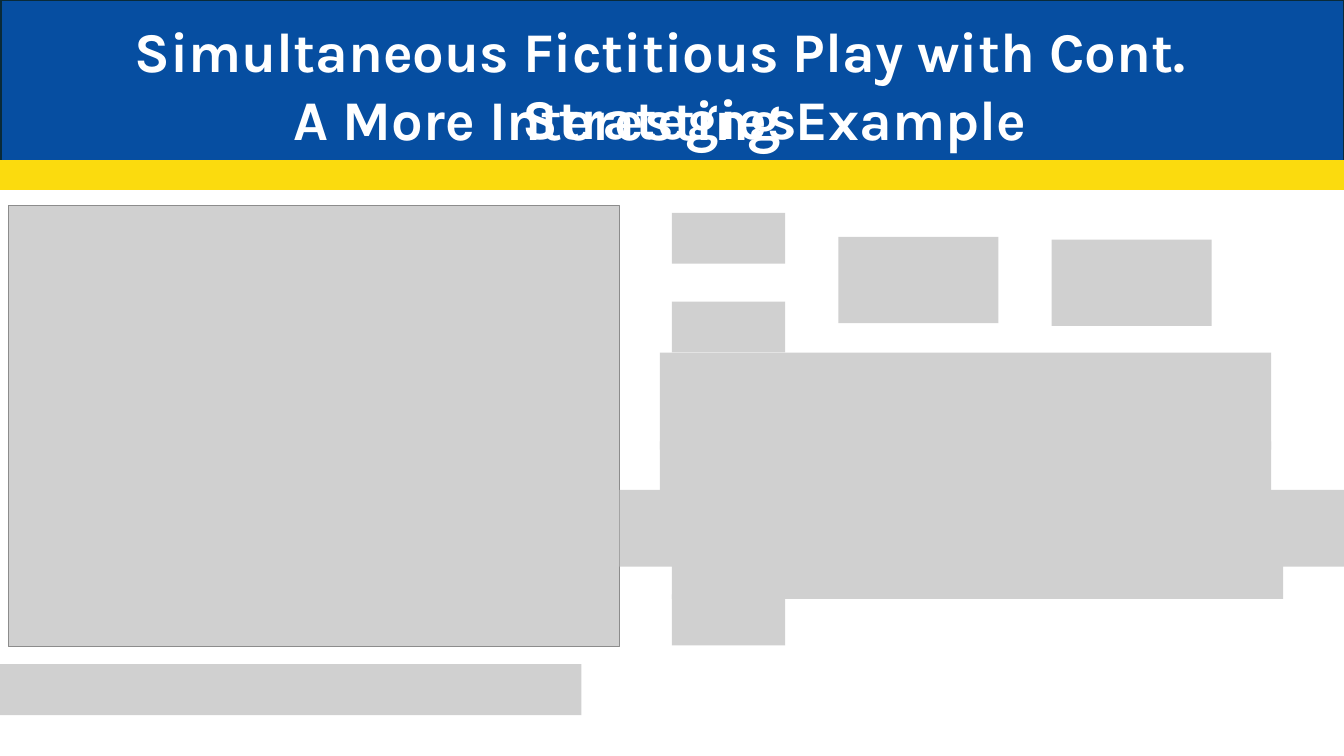
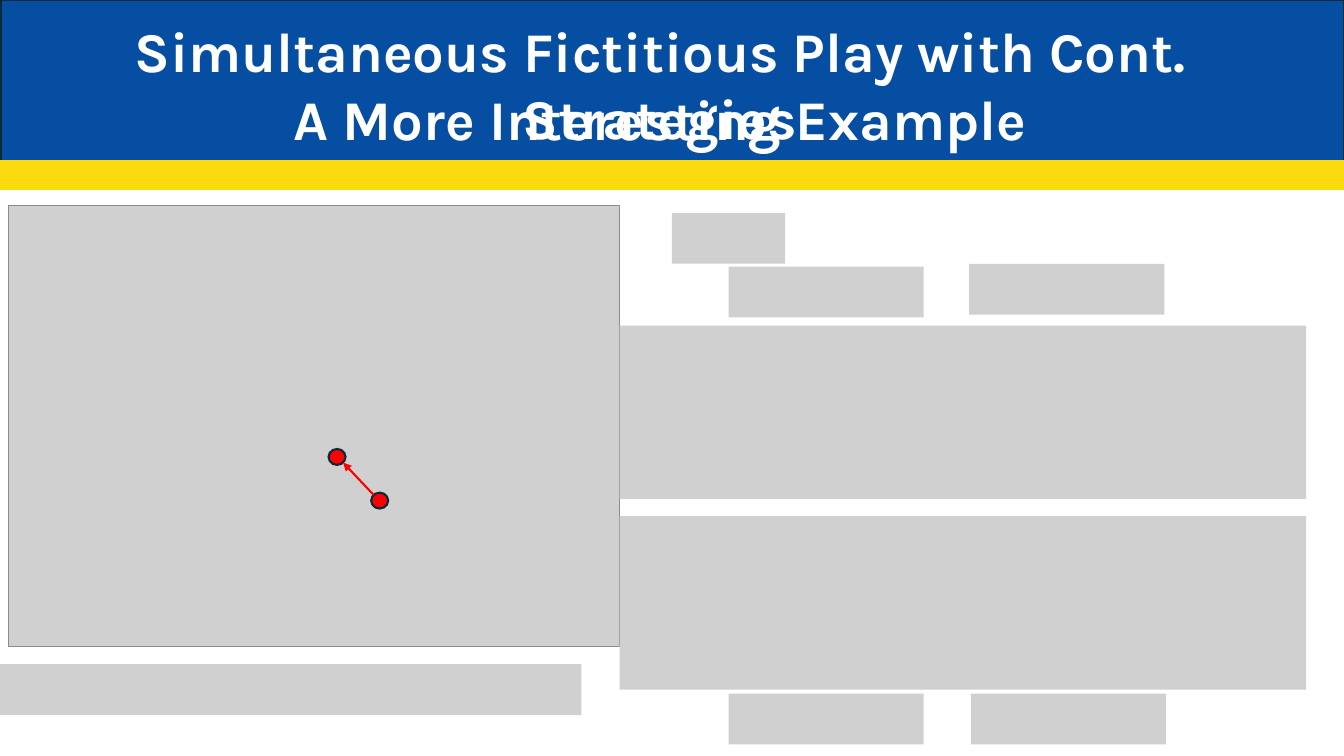
Before and after one commit to JakeCisc210/Candidacy, a slide deck: slide 25 of Reading Course/Presentations/Game Theory Nine.pptx (slide 21 before the commit). Drawn at 1344x756 pixels with LibreOffice and Linux fonts; fonts in the diff are those of the drawing; grey boxes stand for pictures. Boxes give left, top, right and bottom in pixels: in the first picture for what was removed or moved away, otherwise in the second. Text is boxed around its words. In the diff, an @@ line names an element or a change of style, - is before the commit and + after.

```diff
--- a/Reading Course/Presentations/Game Theory Nine.pptx
+++ b/Reading Course/Presentations/Game Theory Nine.pptx
@@ picture removed at (839,237,999,324) @@
@@ picture added at (729,266,925,317) @@
@@ picture added at (969,264,1165,315) @@
@@ picture removed at (1052,240,1212,327) @@
@@ picture added at (620,326,1307,499) @@
@@ picture removed at (673,301,785,352) @@
@@ picture removed at (660,353,1271,450) @@
@@ ellipse added at (329,449,346,465), fill #FF0000, outline #092A39 1.5 pt @@
@@ picture removed at (660,442,1271,492) @@
@@ arrow added from (374, 495) to (343, 463), #FF0000 1.5 pt @@
@@ ellipse added at (371,493,388,509), fill #FF0000, outline #092A39 1.5 pt @@
@@ picture removed at (620,490,1344,567) @@
@@ picture added at (620,516,1307,690) @@
@@ picture removed at (673,548,1284,599) @@
@@ picture removed at (673,595,785,645) @@
@@ picture added at (729,694,925,744) @@
@@ picture added at (971,694,1167,744) @@
```
Also in this commit, not shown: 1 other slide changed, 12 slides added, 5 other files.
